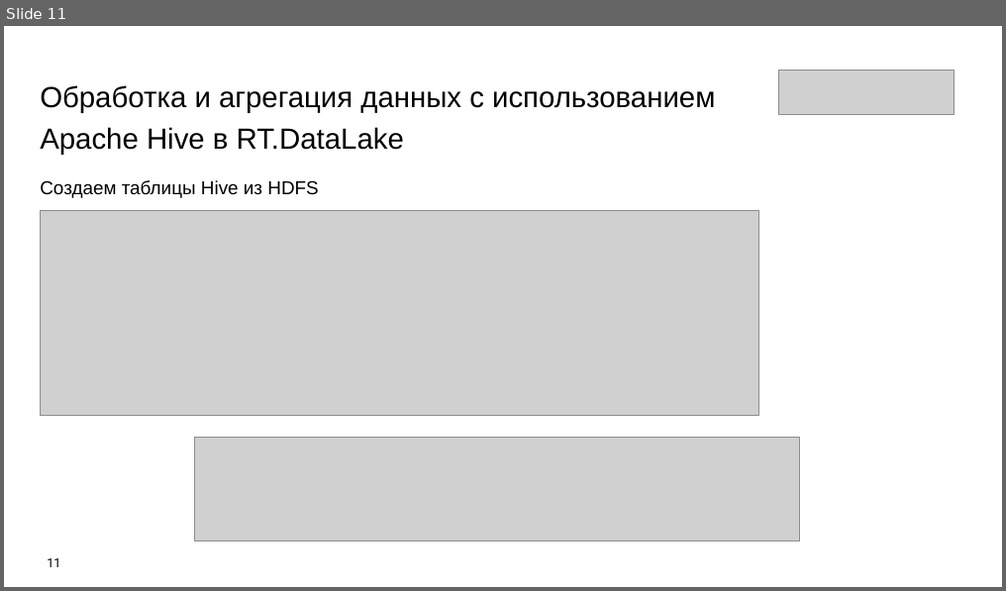
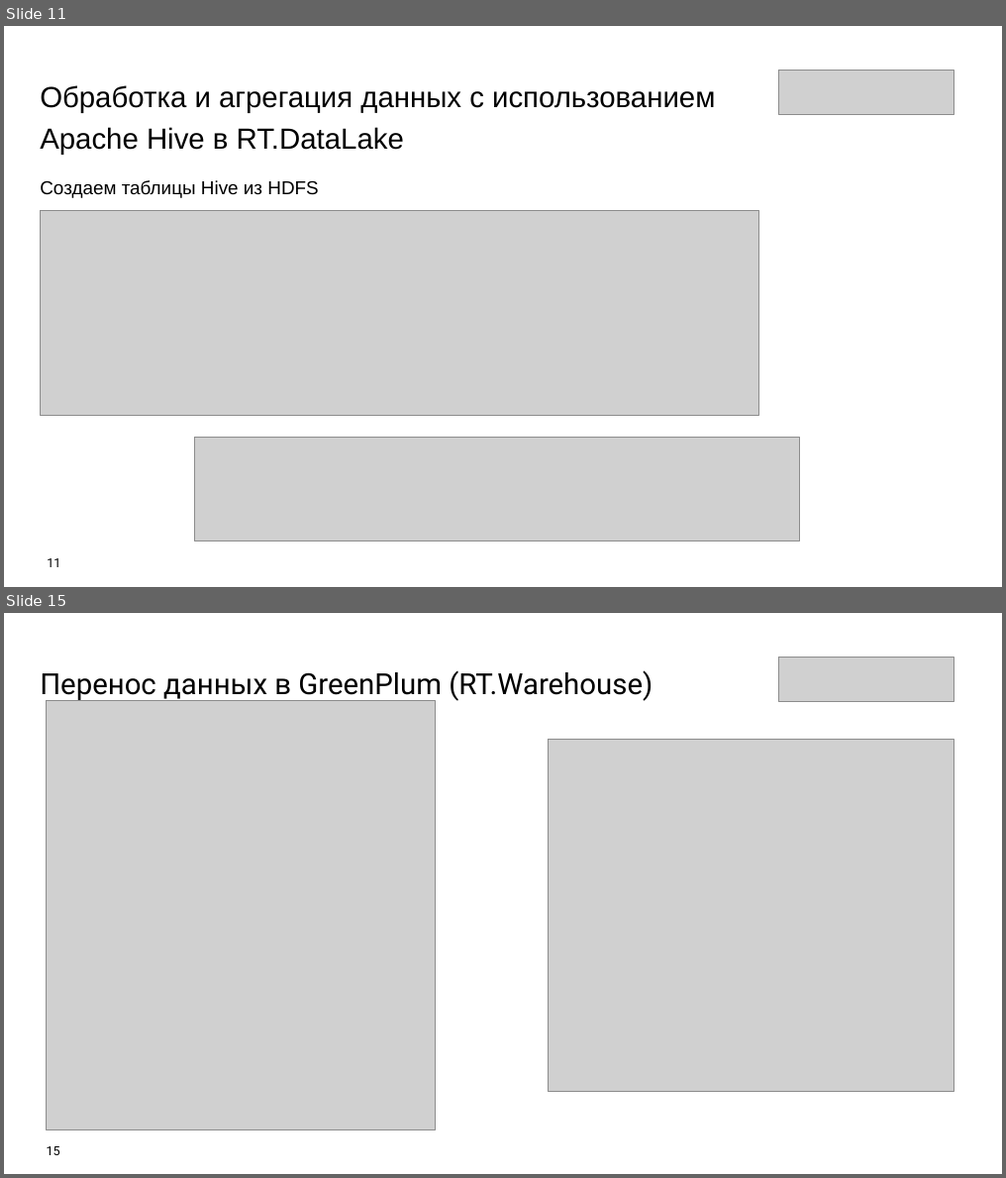
Before and after one commit to Olmeor/Data-engineer_Rostelecom_programming_school, a slide deck: Сertification/presentation.pptx. Shown one above the other, each under a label of ours: slide 11 before the commit, slides 11 and 15 after it; the slides between them are not shown. The pictures are 1006x591 and 1006x1178 pixels, drawn with LibreOffice and Linux fonts; fonts in the diff are those of the drawing; grey boxes stand for pictures. Boxes give left, top, right and bottom in pixels: in the first picture for what was removed or moved away, otherwise in the second. Text is boxed around its words. In the diff, an @@ line names an element or a change of style, - is before the commit and + after.

```diff
--- a/Сertification/presentation.pptx
+++ b/Сertification/presentation.pptx
@@ slide 15 added at (4, 613, 1002, 1174), background #FFFFFF @@
@@ text added at (40, 670, 652, 702), 28 pt, text #000000 @@
+Перенос данных в GreenPlum (RT.Warehouse)
@@ picture added at (779, 657, 953, 701) @@
@@ picture added at (46, 700, 436, 1130) @@
@@ picture added at (548, 739, 953, 1092) @@
@@ page number added at (47, 1147, 60, 1156), 12 pt, text #000000 @@
+15
```
Also in this commit, not shown: 4 slides changed, 1 other slide added, 1 slide removed, 5 other files.
